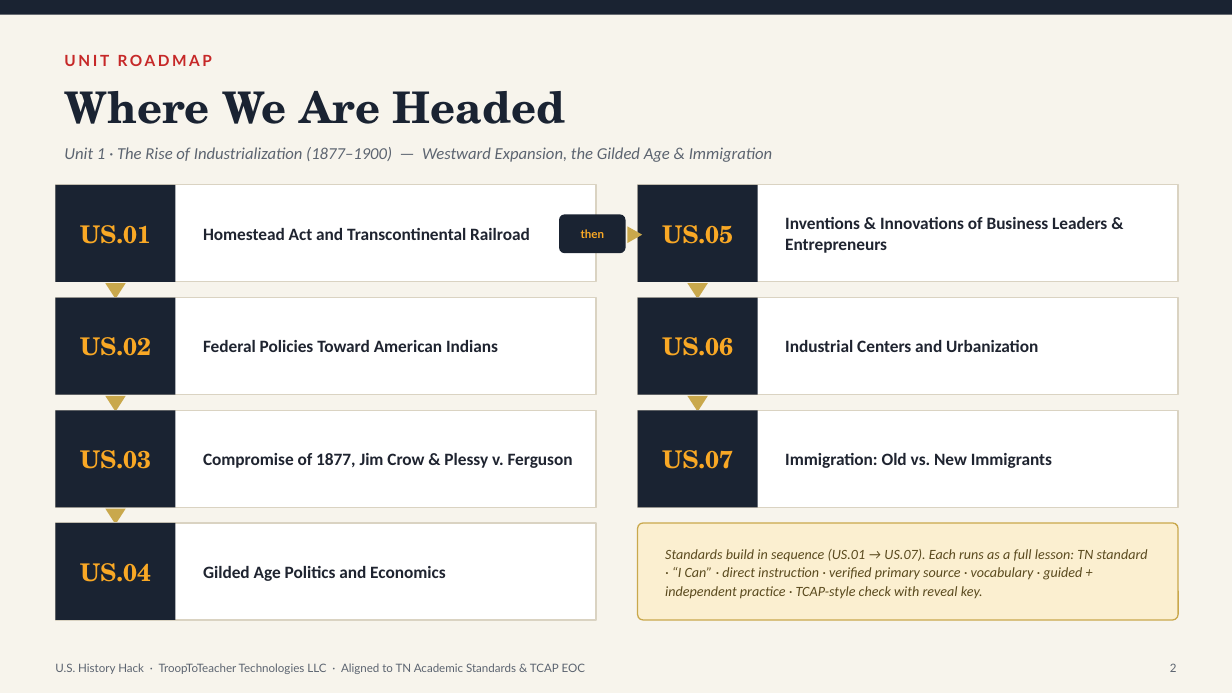
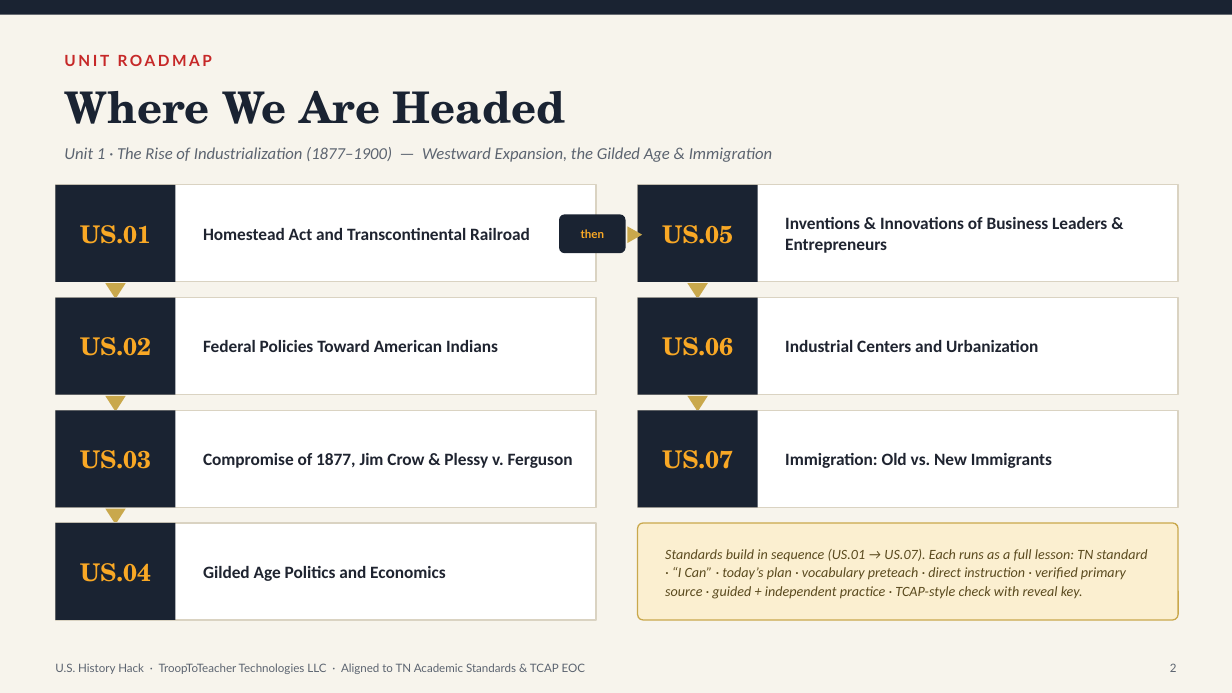
Before and after one commit to Trooptoteacher/trooptoteacher-history, a slide deck: slide 2 of HistoryHack_Platinum/deliverables_unit1/Unit1_Teacher_Deck_CourseStandard.pptx. Drawn at 1232x693 pixels with LibreOffice and Linux fonts; fonts in the diff are those of the drawing. Boxes give left, top, right and bottom in pixels: in the first picture for what was removed or moved away, otherwise in the second. Text is boxed around its words. In the diff, an @@ line names an element or a change of style, - is before the commit and + after.

```diff
--- a/HistoryHack_Platinum/deliverables_unit1/Unit1_Teacher_Deck_CourseStandard.pptx
+++ b/HistoryHack_Platinum/deliverables_unit1/Unit1_Teacher_Deck_CourseStandard.pptx
@@ text at [665, 549, 1148, 599]: text changed @@
-Standards build in sequence (US.01 → US.07). Each runs as a full lesson: TN standard · “I Can” · direct instruction · verified primary source · vocabulary · guided + independent practice · TCAP-style check with reveal key.
+Standards build in sequence (US.01 → US.07). Each runs as a full lesson: TN standard · “I Can” · today’s plan · vocabulary preteach · direct instruction · verified primary source · guided + independent practice · TCAP-style check with reveal key.
```
Also in this commit, not shown: 7 slides added.
